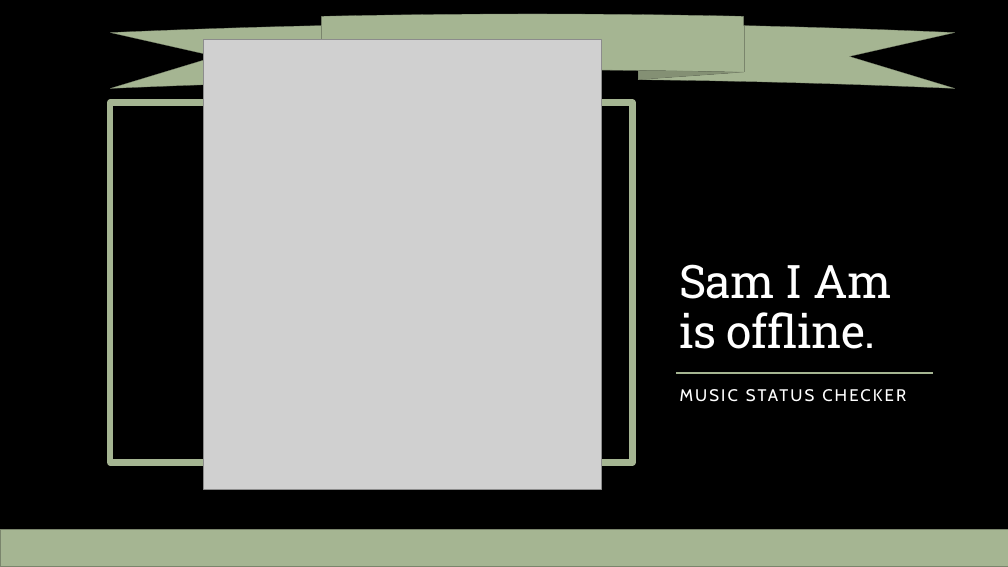
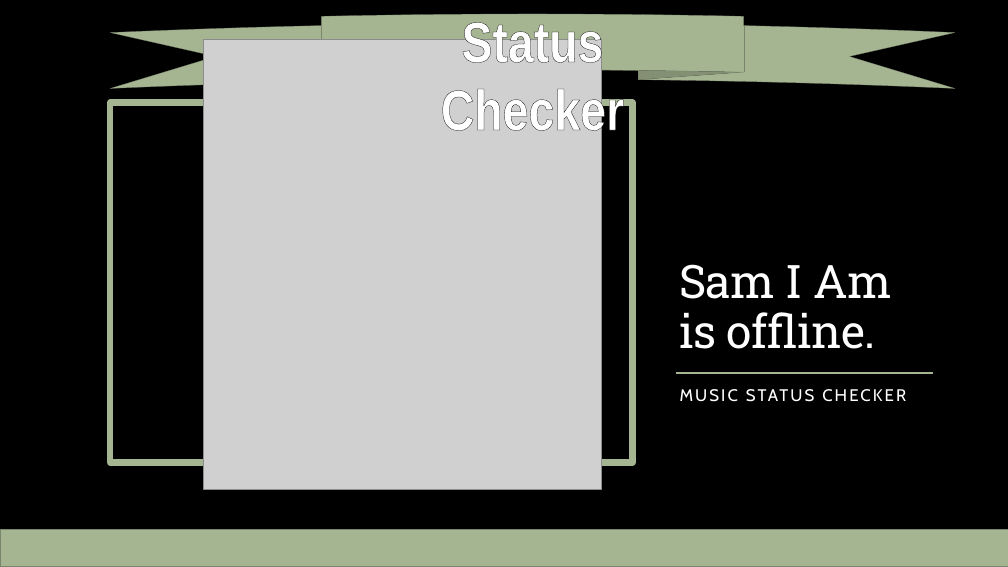
Before and after one commit to SCMcoding/S.M.L-Official-Website, a slide deck: slide 1 of Music Status Checker/Powerpoint Versions/Sam I Am Is Offline.pptx. Drawn at 1008x567 pixels with LibreOffice and Linux fonts; fonts in the diff are those of the drawing; grey boxes stand for pictures; background and template pictures are left out. Boxes give left, top, right and bottom in pixels: in the first picture for what was removed or moved away, otherwise in the second. Text is boxed around its words. In the diff, an @@ line names an element or a change of style, - is before the commit and + after.

```diff
--- a/Music Status Checker/Powerpoint Versions/Sam I Am Is Offline.pptx
+++ b/Music Status Checker/Powerpoint Versions/Sam I Am Is Offline.pptx
@@ text added at (441,16,624,140), 54 pt, text #FFFFFF, bold @@
+Status Checker
```
Also in this commit, not shown: 13 other files.
